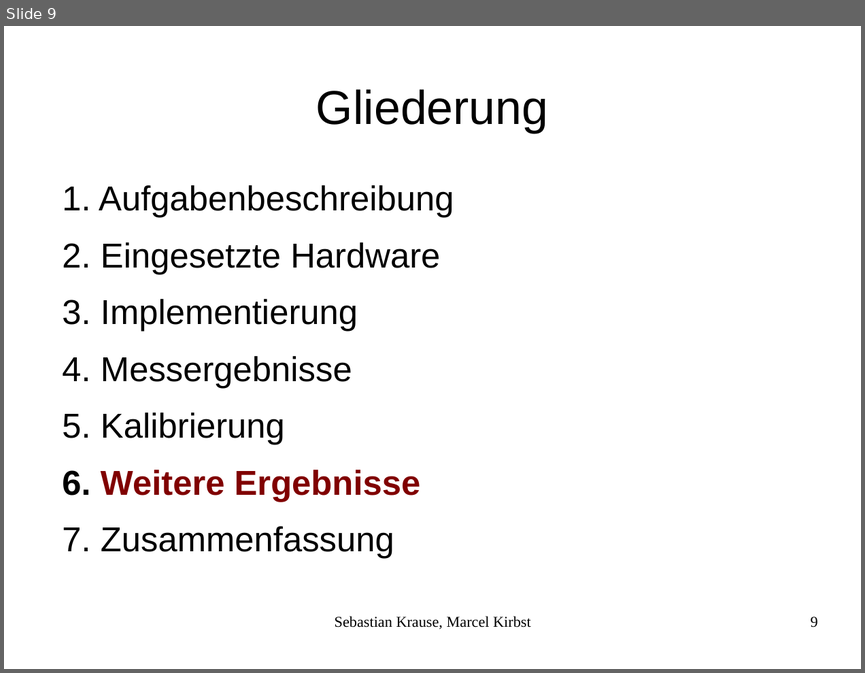
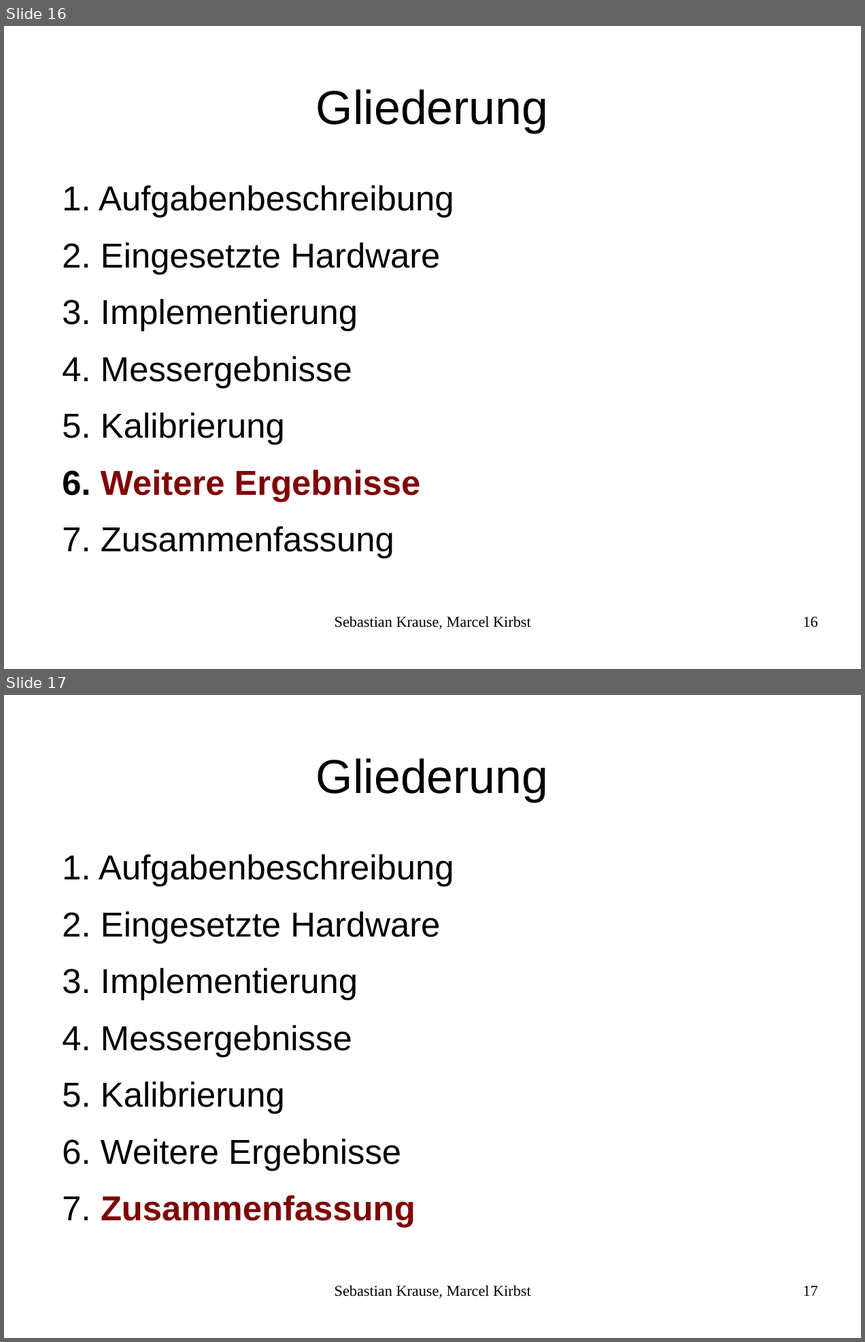
Before and after one commit to mkirbst/mca, a slide deck: praesi/mca.odp. Shown one above the other, each under a label of ours: slide 9 before the commit, slides 16 and 17 after it. The pictures are 865x673 and 865x1342 pixels, drawn with LibreOffice and Linux fonts; fonts in the diff are those of the drawing. Boxes give left, top, right and bottom in pixels: in the first picture for what was removed or moved away, otherwise in the second. Text is boxed around its words. In the diff, an @@ line names an element or a change of style, - is before the commit and + after.

```diff
--- a/praesi/mca.odp
+++ b/praesi/mca.odp
@@ slide 17 added at <box>4,695,861,1338</box>, background #FFFFFF @@
@@ title added at <box>316,758,548,802</box>, 44 pt, text #000000 @@
+Gliederung
@@ text added at <box>99,854,453,1227</box>, 32 pt, text #000000 @@
+1. Aufgabenbeschreibung
+2. Eingesetzte Hardware
+3. Implementierung
+4. Messergebnisse
+5. Kalibrierung
+6. Weitere Ergebnisse
+7. Zusammenfassung
@@ text added at <box>334,1285,531,1298</box>, 14 pt, text #000000 @@
+Sebastian Krause, Marcel Kirbst
@@ page number added at <box>803,1285,818,1295</box>, 14 pt, text #000000 @@
+17
@@ what was slide 9 is now slide 16 @@
@@ page number at <box>803,616,818,627</box>: text changed @@
-9
+16
```
Also in this commit, not shown: 4 slides changed, 7 other slides added, 1 slide removed, 1 other file.
